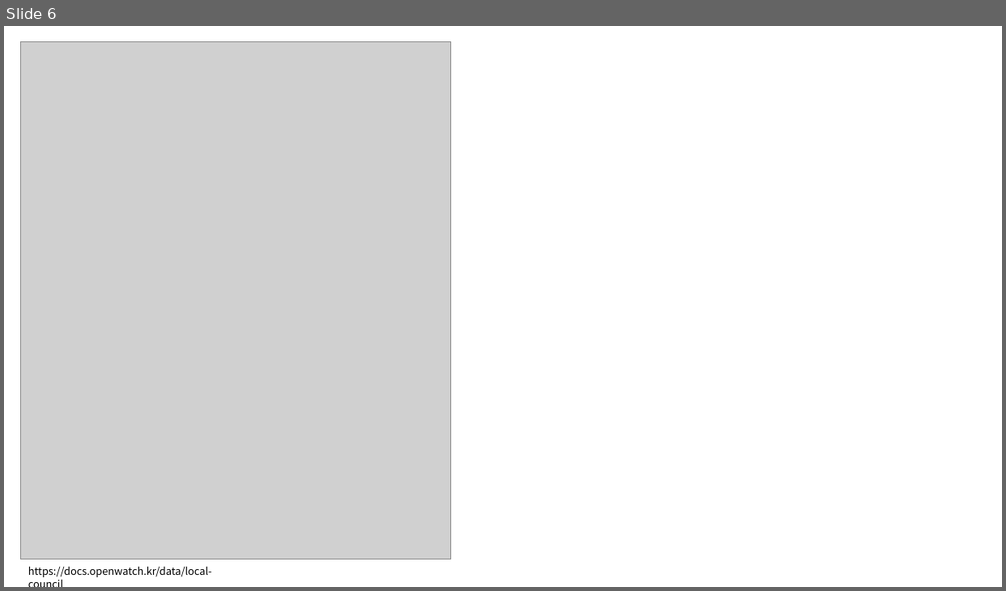
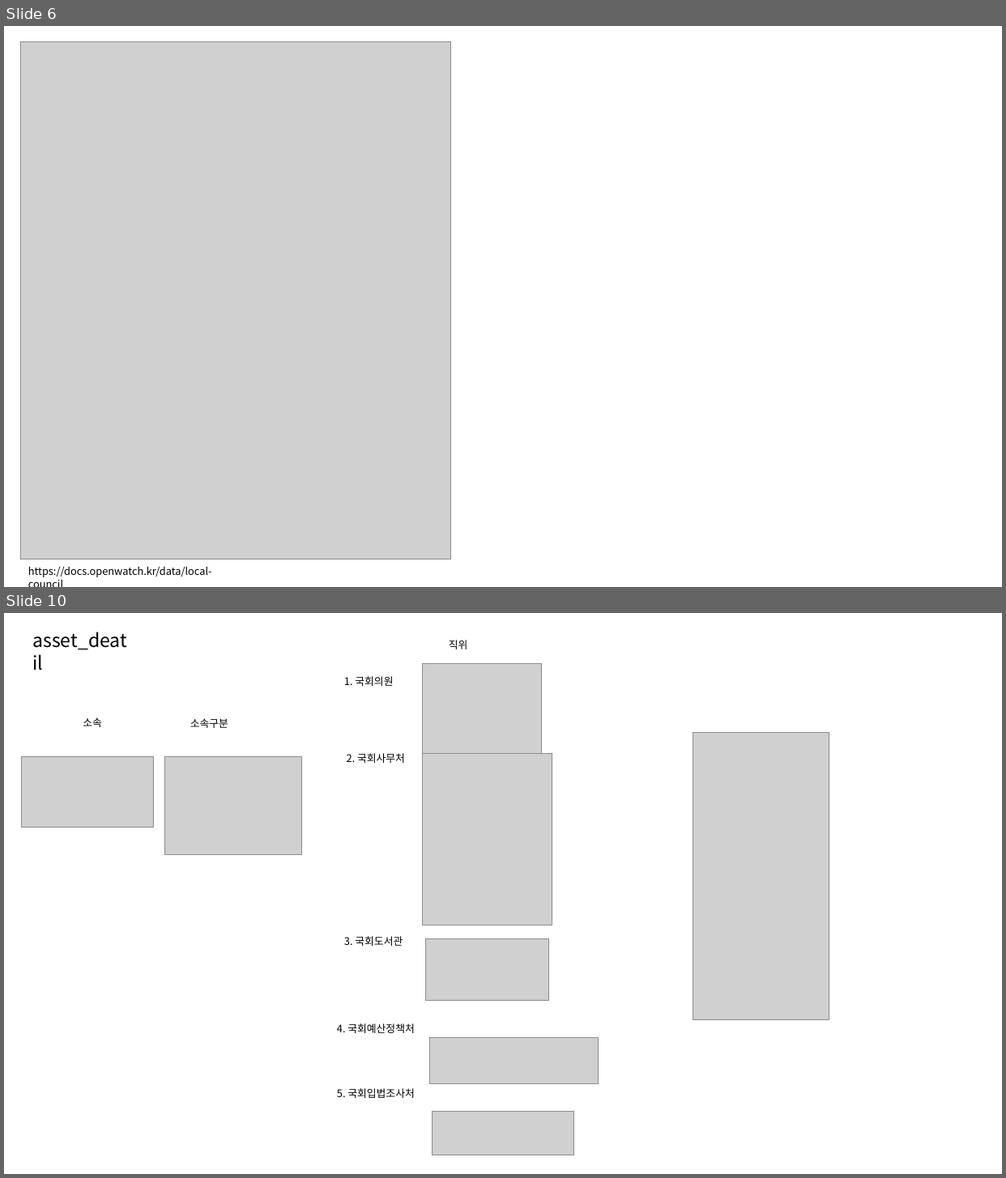
Before and after one commit to wordnbeing/sessac_visualproject, a slide deck: opwatch_visual_prj.pptx. Shown one above the other, each under a label of ours: slide 6 before the commit, slides 6 and 10 after it; the slides between them are not shown. The pictures are 1006x591 and 1006x1178 pixels, drawn with LibreOffice and Linux fonts; fonts in the diff are those of the drawing; grey boxes stand for pictures. Boxes give left, top, right and bottom in pixels: in the first picture for what was removed or moved away, otherwise in the second. Text is boxed around its words. In the diff, an @@ line names an element or a change of style, - is before the commit and + after.

```diff
--- a/opwatch_visual_prj.pptx
+++ b/opwatch_visual_prj.pptx
@@ slide 10 added at box(4, 613, 1002, 1174), background #FFFFFF @@
@@ text added at box(32, 632, 127, 650), 18 pt, text #000000 @@
+asset_deatil
@@ text added at box(449, 640, 468, 649), 10 pt, text #000000 @@
+직위
@@ text added at box(344, 676, 393, 686), 10 pt, text #000000 @@
+1. 국회의원
@@ picture added at box(423, 663, 542, 758) @@
@@ text added at box(83, 717, 102, 727), 10 pt, text #000000 @@
+소속
@@ text added at box(190, 718, 228, 728), 10 pt, text #000000 @@
+소속구분
@@ picture added at box(692, 733, 829, 1020) @@
@@ picture added at box(22, 757, 154, 828) @@
@@ picture added at box(164, 757, 301, 855) @@
@@ text added at box(347, 753, 405, 763), 10 pt, text #000000 @@
+2. 국회사무처
@@ picture added at box(423, 753, 552, 925) @@
@@ text added at box(344, 936, 403, 946), 10 pt, text #000000 @@
+3. 국회도서관
@@ picture added at box(426, 939, 550, 1001) @@
@@ text added at box(337, 1024, 414, 1033), 10 pt, text #000000 @@
+4. 국회예산정책처
@@ picture added at box(430, 1037, 599, 1083) @@
@@ text added at box(337, 1088, 414, 1098), 10 pt, text #000000 @@
+5. 국회입법조사처
@@ picture added at box(432, 1112, 573, 1156) @@
```
Also in this commit, not shown: 9 other slides added, 3 other files.
